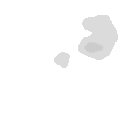
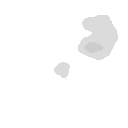
Before/after of a w=128, h=128 layered artwork. What changed in the layer stack:
painted on "heightmap" over (x1=54, y1=52, x2=70, y2=80)
showed "base" over (x1=54, y1=52, x2=70, y2=80)